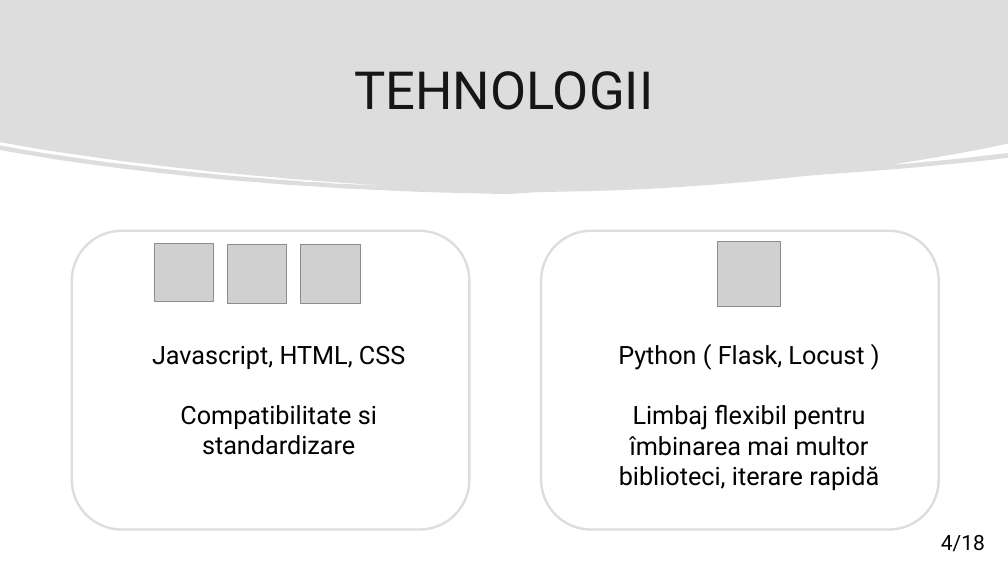
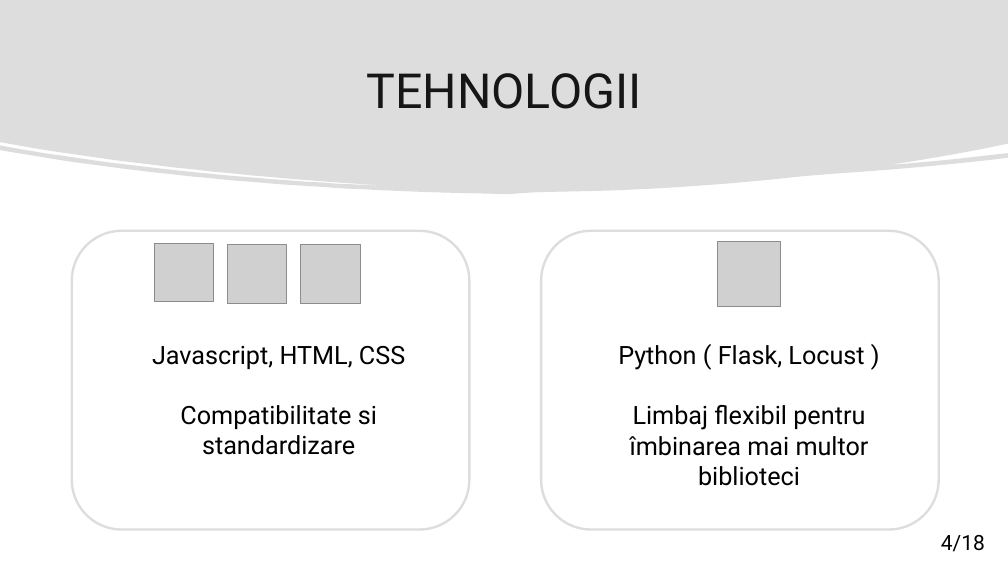
Before and after one commit to matei-rares-a/acas, a slide deck: slide 4 of docs/prezentare/current_draft/disertatie_matei_rares_prezentare_main.pptx. Drawn at 1008x567 pixels with LibreOffice and Linux fonts; fonts in the diff are those of the drawing; grey boxes stand for pictures. Boxes give left, top, right and bottom in pixels: in the first picture for what was removed or moved away, otherwise in the second. Text is boxed around its words. In the diff, an @@ line names an element or a change of style, - is before the commit and + after.

```diff
--- a/docs/prezentare/current_draft/disertatie_matei_rares_prezentare_main.pptx
+++ b/docs/prezentare/current_draft/disertatie_matei_rares_prezentare_main.pptx
@@ title "TEHNOLOGII" at bbox=[366, 73, 641, 109]: size 50 to 46 pt @@
@@ text at bbox=[630, 405, 869, 486]: text changed @@
-Limbaj flexibil pentru îmbinarea mai multor biblioteci, iterare rapidă
+Limbaj flexibil pentru îmbinarea mai multor biblioteci
```
Also in this commit, not shown: 16 other slides changed, 11 other files.
